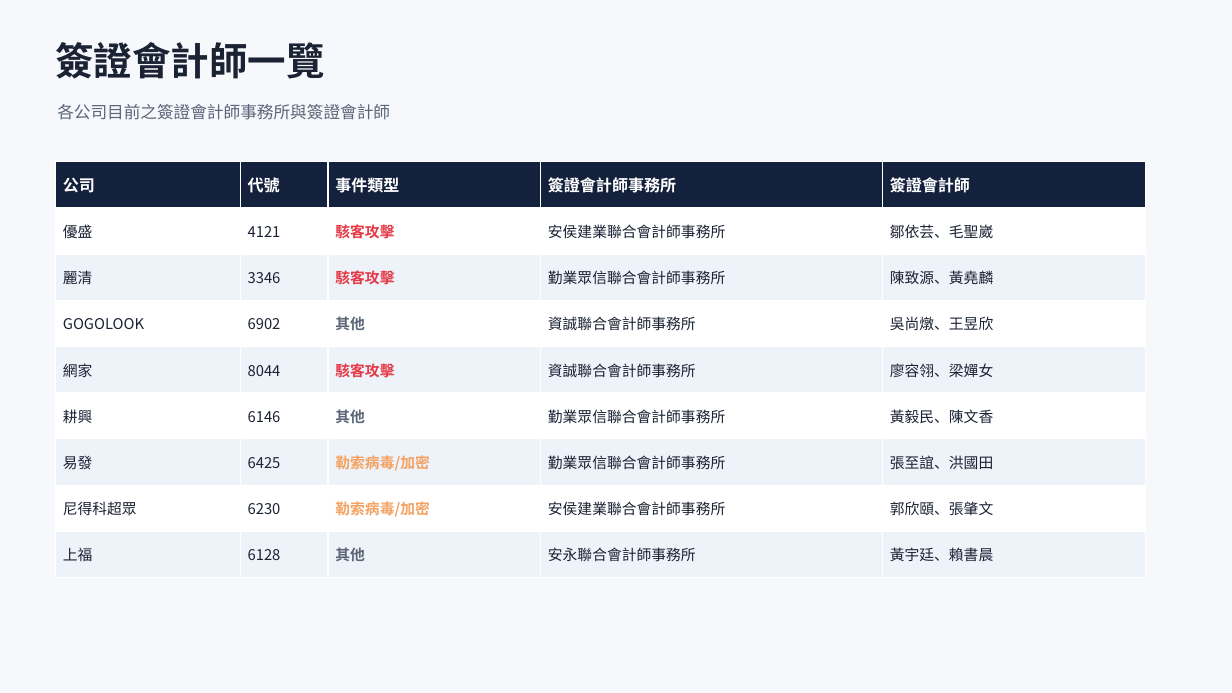
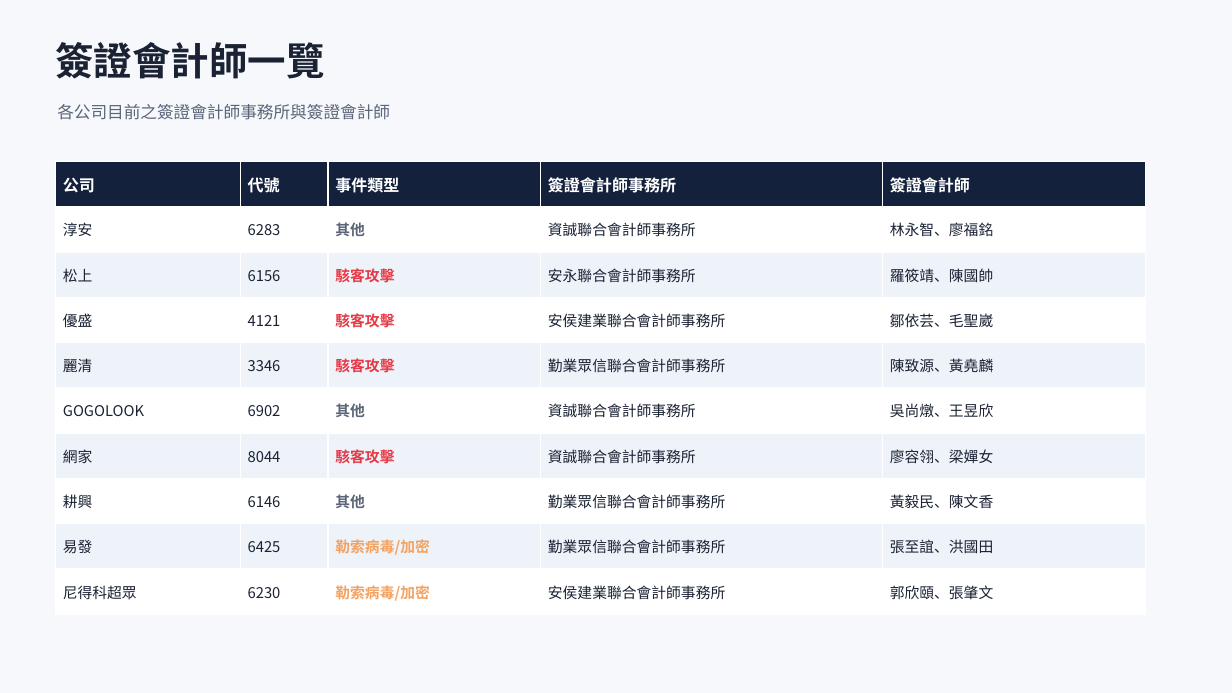
Before and after one commit to Johnnylin77/mops-isec-monitor, a slide deck: slide 4 of 資安事件因應分析.pptx. Drawn at 1232x693 pixels with LibreOffice and Linux fonts; fonts in the diff are those of the drawing. Boxes give left, top, right and bottom in pixels: in the first picture for what was removed or moved away, otherwise in the second. Text is boxed around its words. In the diff, an @@ line names an element or a change of style, - is before the commit and + after.

```diff
--- a/資安事件因應分析.pptx
+++ b/資安事件因應分析.pptx
@@ table at [55, 162, 1146, 615] @@
+row 2: 淳安 | 6283 | 其他 | 資誠聯合會計師事務所 | 林永智、廖福銘
+row 3: 松上 | 6156 | 駭客攻擊 | 安永聯合會計師事務所 | 羅筱靖、陳國帥
-row 9: 上福 | 6128 | 其他 | 安永聯合會計師事務所 | 黃宇廷、賴書晨
```
Also in this commit, not shown: 5 other slides changed, 1 slide added, 2 other files.
